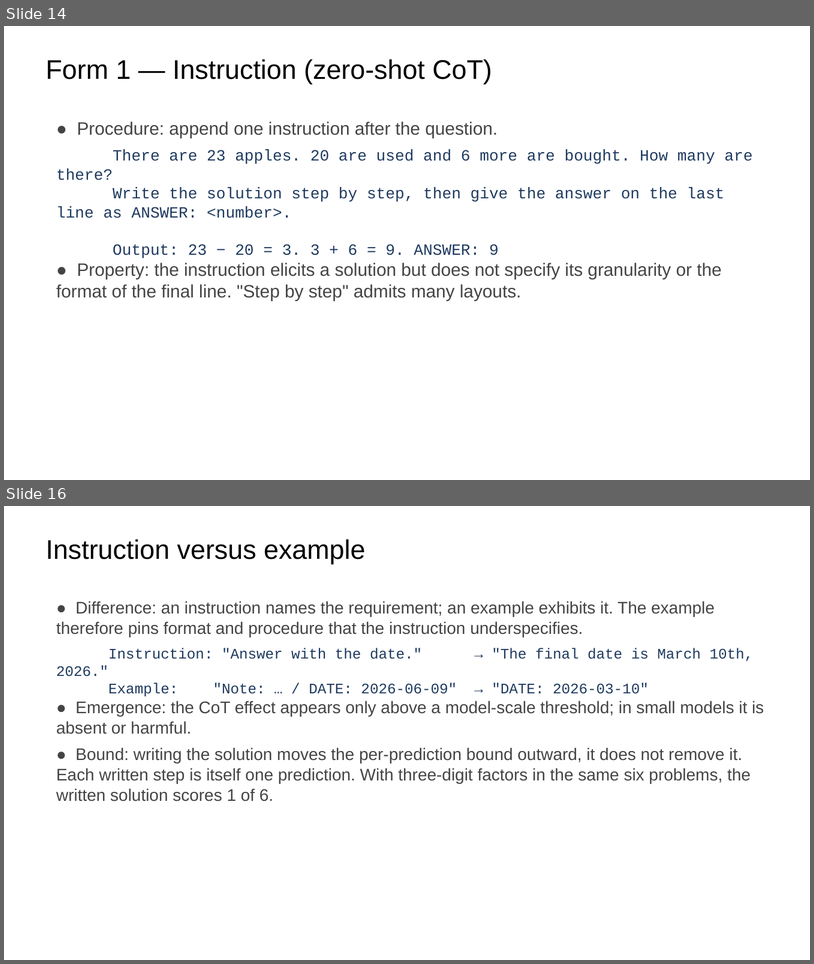
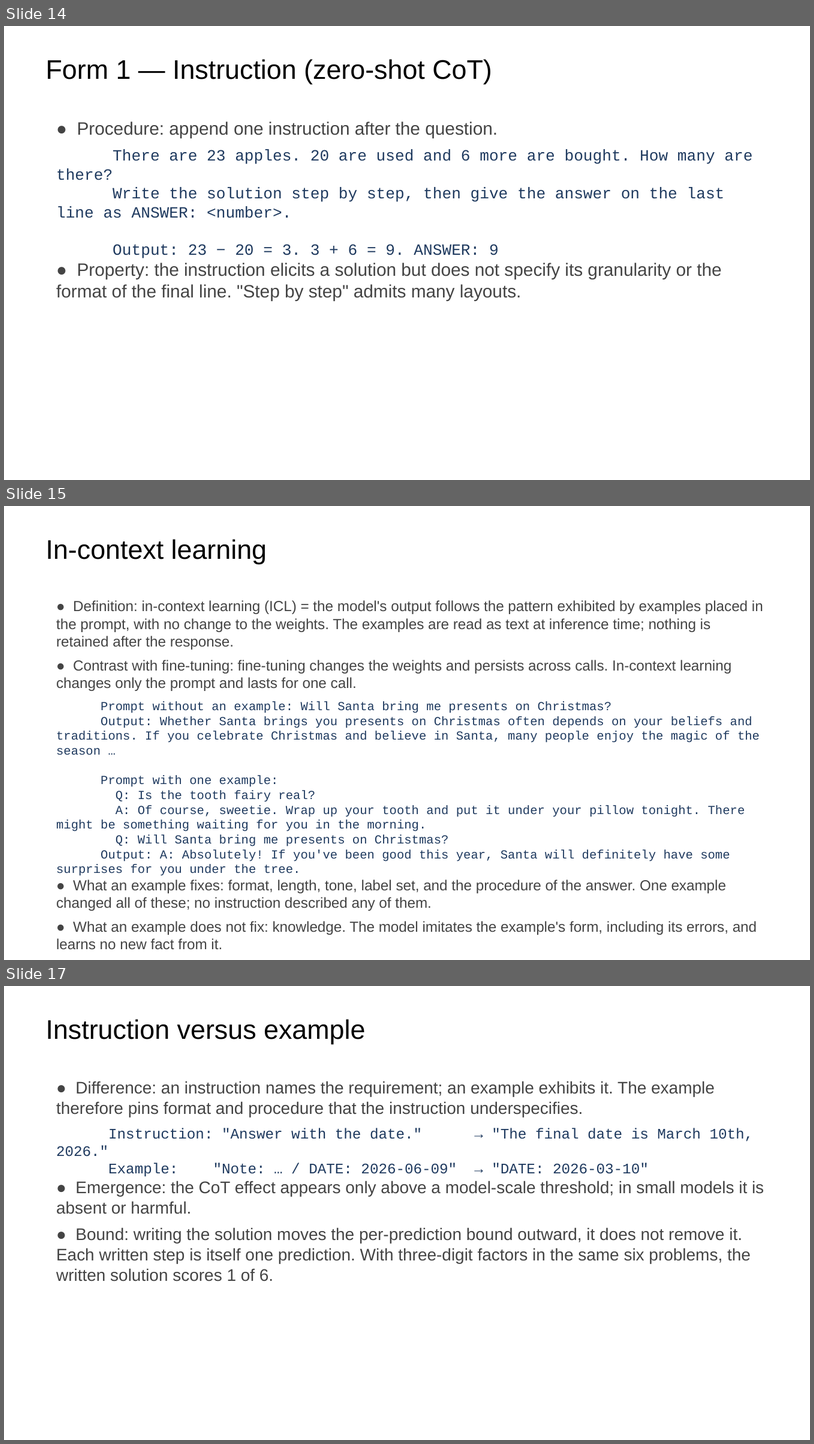
Before and after one commit to ralbu85/stml_2026, a slide deck: lectures/week02/slides-draft-w2.pptx. Shown one above the other, each under a label of ours: slides 14 and 16 before the commit, slides 14, 15 and 17 after it; the slides between them are not shown. The pictures are 814x964 and 814x1444 pixels, drawn with LibreOffice and Linux fonts; fonts in the diff are those of the drawing. Boxes give left, top, right and bottom in pixels: in the first picture for what was removed or moved away, otherwise in the second. Text is boxed around its words. In the diff, an @@ line names an element or a change of style, - is before the commit and + after.

```diff
--- a/lectures/week02/slides-draft-w2.pptx
+++ b/lectures/week02/slides-draft-w2.pptx
@@ slide 15 added at box(4, 506, 810, 960), background #FFFFFF @@
@@ text added at box(46, 539, 267, 564), 24 pt, text #000000 @@
+In-context learning
@@ text added at box(56, 600, 764, 949), 13 pt, text #444444 @@
+● Definition: in-context learning (ICL) = the model's output follows the pattern exhibited by examples placed in the prompt, with no change to the weights. The examples are read as text at inference time; nothing is retained after the response.
+● Contrast with fine-tuning: fine-tuning changes the weights and persists across calls. In-context learning changes only the prompt and lasts for one call.
+Prompt without an example: Will Santa bring me presents on Christmas?
+Output: Whether Santa brings you presents on Christmas often depends on your beliefs and traditions. If you celebrate Christmas and believe in Santa, many people enjoy the magic of the season …
+Prompt with one example:
+Q: Is the tooth fairy real?
+A: Of course, sweetie. Wrap up your tooth and put it under your pillow tonight. There might be something waiting for you in the morning.
+Q: Will Santa bring me presents on Christmas?
+Output: A: Absolutely! If you've been good this year, Santa will definitely have some surprises for you under the tree.
+● What an example fixes: format, length, tone, label set, and the procedure of the answer. One example changed all of these; no instruction described any of them.
+● What an example does not fix: knowledge. The model imitates the example's form, including its errors, and learns no new fact from it.
+● Counting: zero-shot = no examples, one-shot = one, few-shot = several. Few-shot CoT (next slide) is in-context learning applied to the solution process.
@@ what was slide 16 is now slide 17 @@
```
Also in this commit, not shown: 1 slide changed, 1 other file.
